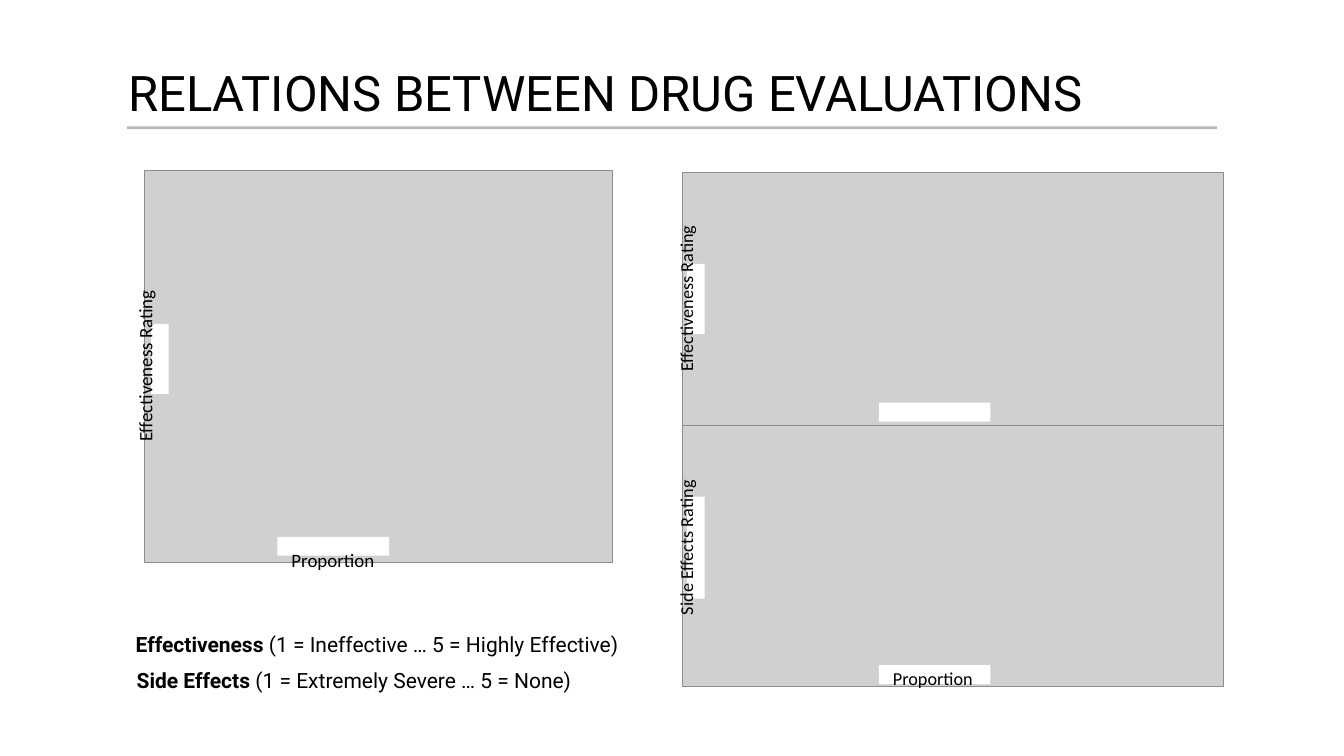
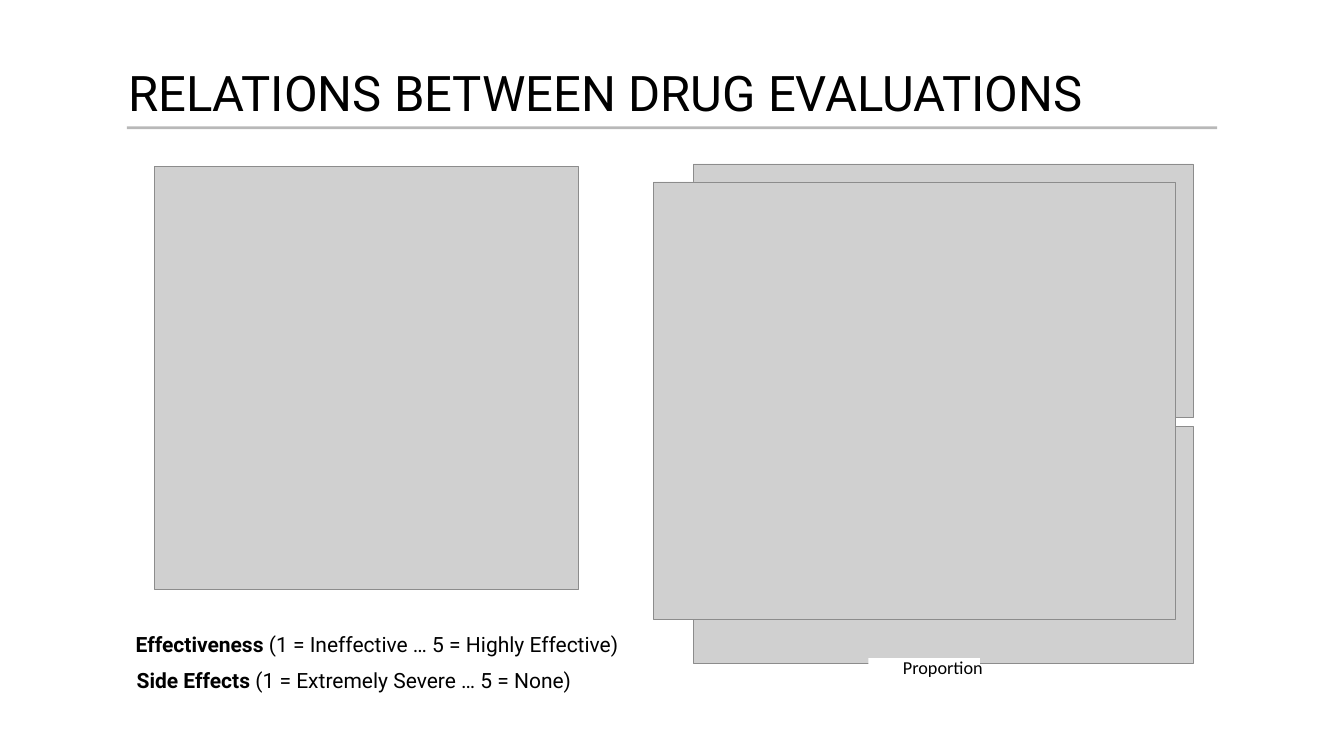
Before and after one commit to joestoica/eda, a slide deck: slide 6 of project/EDA-Final_ppt.pptx. Drawn at 1344x756 pixels with LibreOffice and Linux fonts; fonts in the diff are those of the drawing; grey boxes stand for pictures. Boxes give left, top, right and bottom in pixels: in the first picture for what was removed or moved away, otherwise in the second. Text is boxed around its words. In the diff, an @@ line names an element or a change of style, - is before the commit and + after.

```diff
--- a/project/EDA-Final_ppt.pptx
+++ b/project/EDA-Final_ppt.pptx
@@ picture: place and size @@
-picture at (145, 170, 612, 562)
+picture at (155, 166, 578, 590)
@@ picture: place and size @@
-picture at (682, 173, 1223, 425)
+picture at (693, 164, 1193, 417)
@@ picture added at (654, 182, 1175, 619) @@
@@ group removed at (676, 230, 991, 614): 3 rectangles, 2 texts @@
-Effectiveness Rating
-Side Effects Rating
@@ picture: place and size @@
-picture at (682, 425, 1223, 686)
+picture at (693, 426, 1193, 663)
@@ group removed at (134, 294, 390, 570): 2 rectangles, 2 texts @@
-Effectiveness Rating
-Proportion
@@ rectangle: place and size @@
-rectangle at (879, 665, 991, 684)
+rectangle at (868, 658, 980, 677)
@@ text "Proportion": place and size @@
-text "Proportion" at (893, 672, 973, 688)
+text "Proportion" at (903, 660, 983, 677)
```
Also in this commit, not shown: 1 other slide changed, 3 slides added, 3 slides removed.
